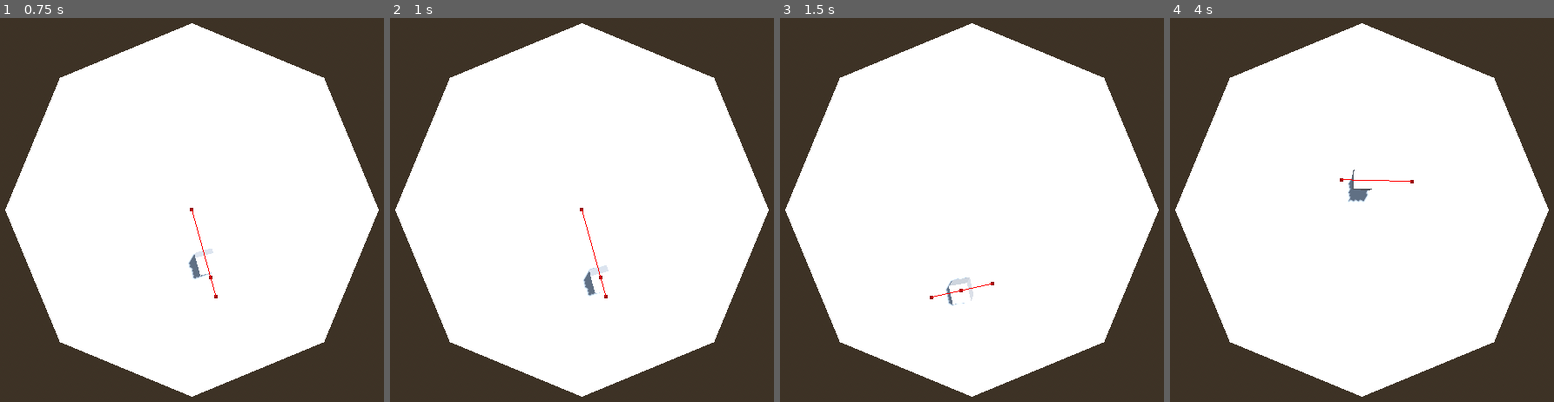
Above: before the commit, frames 1-4 (left to right).
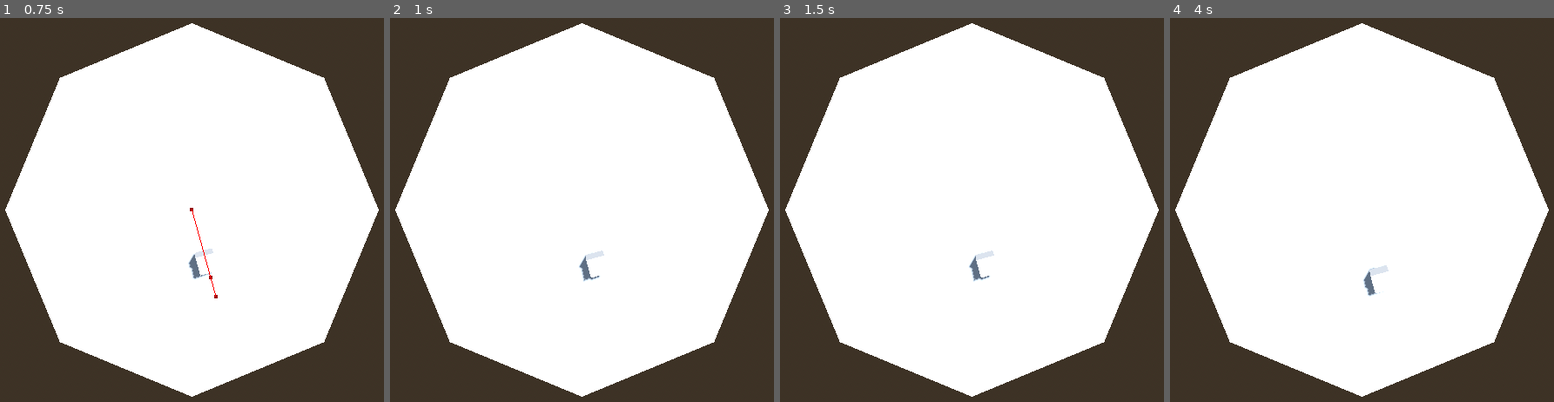
Above: after the commit, the same moments.

Repository: Gertkeno/GGJ2025
Game: Godot game, scene res://bobby_test_scene.tscn
The game is run twice, just before and just after one commit, with the same random seed, the same clock (stepped at 60 frames per second) and the same inputs. This scene is started directly instead of the project's main scene.
Inputs (mouse positions are in pixels of both pictures, inside the frame that each line leads up to):
- Up to frame 1 (0.75 s): move the mouse to (345, 190) at 0.52 s; press the mouse at (345, 190) at 0.53 s; hold Right (right) from 0.53 s (still down)
- Up to frame 2 (1 s): keep holding Right (right); tap Space (jump) at 0.77 s
- Up to frame 3 (1.5 s): release Right (right) at 1.25 s; release the mouse at (1125, 190) at 1.25 s; drag from (833, 229) to (937, 286) at 1.27 s
- Up to frame 4 (4 s): move the mouse to (1431, 125) at 2.02 s; press the mouse at (1431, 125) at 2.03 s; hold Right (right) 2.03-2.75 s; release the mouse at (1431, 125) at 2.75 s; drag from (1327, 286) to (outside the picture) at 2.77 s; move the mouse to (outside the picture) at 3.52 s; press the mouse at (outside the picture) at 3.53 s; hold Left (left) from 3.53 s (still down); tap Space (jump) at 3.77 s

Frame 1 is identical in both runs. In frame 2, 0.4% of the frame differs, in the area x 49-57%, y 49-74%; in frame 3, 0.4%; in frame 4, 0.5%, in the area x 44-64%, y 39-73%.
Error before the commit: Attempt to call function 'get_parent' in base 'null instance' on a null instance. (res://DefenseBeast/defense_beast.gd:23)

Commit message:
got animal states toggling again.

Diff:
--- a/DefenseBeast/defense_beast.gd
+++ b/DefenseBeast/defense_beast.gd
@@ -1,9 +1,9 @@
 extends Node3D
 class_name DefenseBeast
 
-@onready var bubble_animal = $DefaultBehavior/Path3D/PathFollow3D/NeutralBubbleAnimal
-@onready var default_behavior = $DefaultBehavior
-@onready var defense_behavior = $DefenseBehavior
+@onready var bubble_animal = $DefaultBehavior/BubbleAnimal
+@onready var default_behavior: DefaultBehavior = $DefaultBehavior
+@onready var defense_behavior: DefenseBehavior = $DefenseBehavior
 
 @export var default_curve: Curve3D
 
@@ -17,6 +17,12 @@
 func _process(delta: float) -> void:
 	pass
 
+func _physics_process(delta: float) -> void:
+	if bubble_animal.get_parent() == default_behavior:
+		default_behavior.process_behavior(delta) # do default behavior stuff
+	else:
+		defense_behavior.process_behavior(delta) # do defense behavior stuff
+
 func _input(event: InputEvent) -> void:
 	# TODO have it change behavior if it notices the player.
 	if event.is_action_pressed("jump"):
--- a/DefenseBeast/defense_behavior.gd
+++ b/DefenseBeast/defense_behavior.gd
@@ -1,4 +1,5 @@
 extends Node3D
+class_name DefenseBehavior
 
 
 # Called when the node enters the scene tree for the first time.
@@ -9,3 +10,6 @@
 # Called every frame. 'delta' is the elapsed time since the previous frame.
 func _process(delta: float) -> void:
 	pass
+
+func process_behavior(delta: float) -> void:
+	pass
--- a/System/default_behavior.gd
+++ b/System/default_behavior.gd
@@ -20,6 +20,9 @@
 	# debug
 	# if bubble_animal.navigation_agent.is_target_reachable() == false:
 	# 	var dbg = 0
+	pass
+
+func process_behavior(delta: float) -> void:
 	if is_nav_finished():
 		increment_curve_point()
 		update_target_position()
